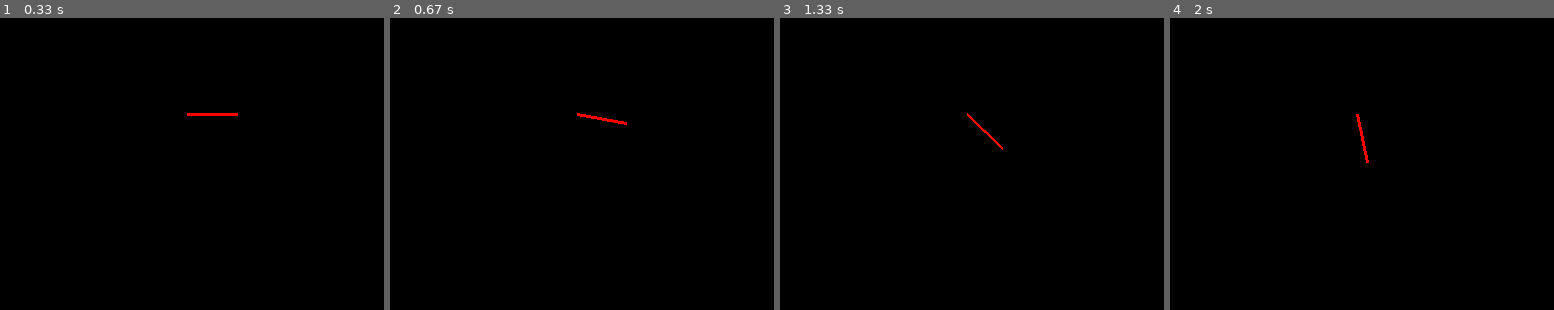
Above: before the commit, frames 1-4 (left to right).
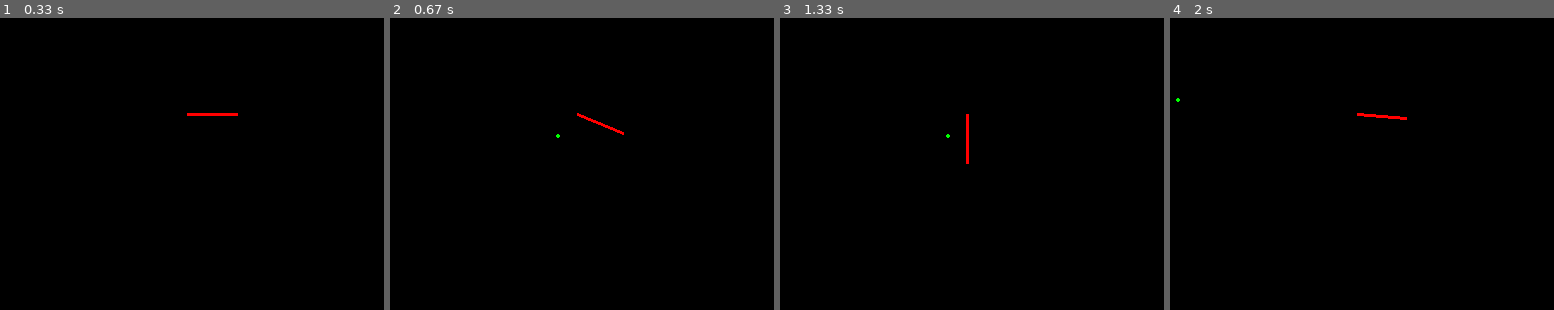
Above: after the commit, the same moments.

Repository: DoYouEvenStackSmash/planning-algorithms-exercises
Game: pygame game, started from src/pygame-prep/rotation-simple.py
The game is run twice, just before and just after one commit, with the same random seed, the same clock (stepped at 60 frames per second) and the same inputs.
Inputs (mouse positions are in pixels of both pictures, inside the frame that each line leads up to):
- Up to frame 1 (0.33 s): no input
- Up to frame 2 (0.67 s): click (558, 134) at 0.38 s
- Up to frame 3 (1.33 s): no input
- Up to frame 4 (2 s): click (1177, 99) at 1.72 s

Frame 1 is identical in both runs. In frame 2, 0.2% of the frame differs, in the area x 43-62%, y 32-42%; in frame 3, 0.2%; in frame 4, 0.3%, in the area x 1-62%, y 27-50%.

Commit message:
adjusted for demo

Diff:
--- a/src/pygame-prep/rotation-simple.py
+++ b/src/pygame-prep/rotation-simple.py
@@ -36,8 +36,8 @@
 def draw_step(screen, origin, point):
   pygame.Surface.fill(screen, (0,0,0))
   pygame.draw.line(screen, (255, 0, 0), origin, point, width=3)
-  pygame.display.update()
-  time.sleep(0.01)
+  # pygame.display.update()
+  # time.sleep(0.01)
 
 def rotate(screen, base_line, target_point):
   t_x, t_y = target_point
@@ -65,6 +65,8 @@
   for p in range(len(new_point_set)):
     print(f'{p}\t {new_point_set[p]}')
     draw_step(screen, base_line.origin, new_point_set[p])
+    pygame.draw.circle(screen,(0,255,0), (t_x, t_y), 2)
+    pygame.display.update()
     time.sleep(0.01)
   return 1
 
